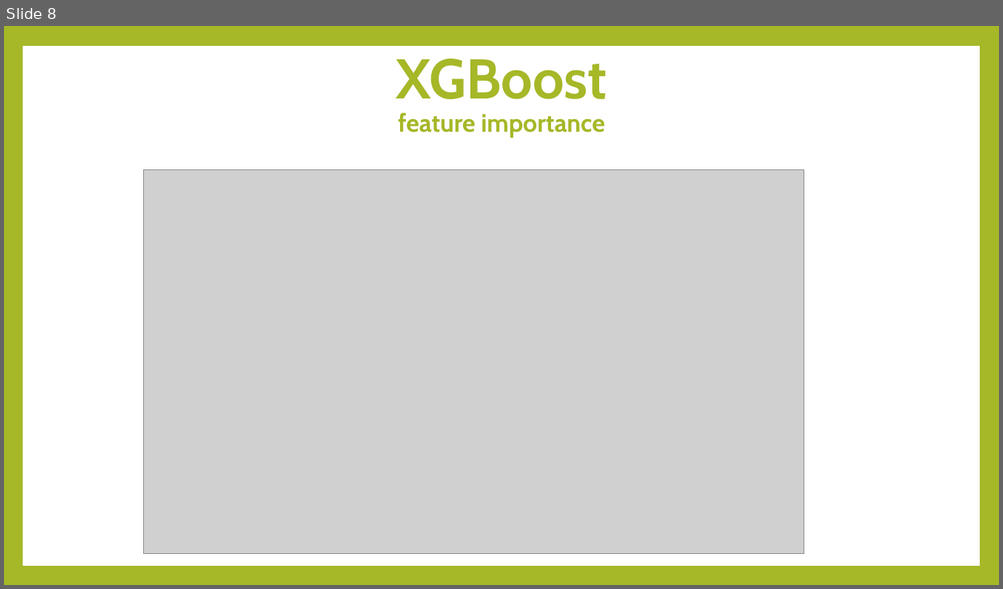
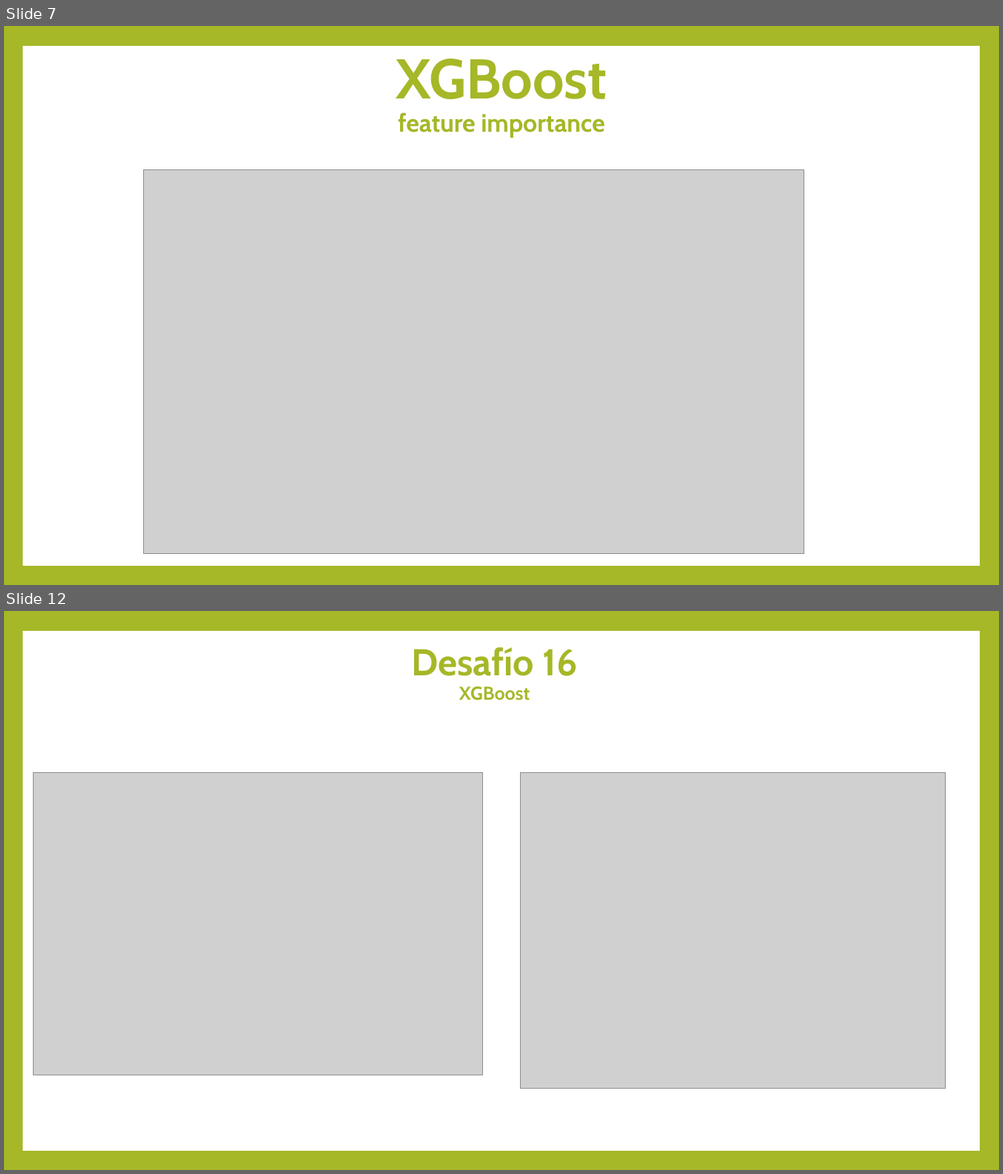
Before and after one commit to felipeaguirre66/PoliticsNLP, a slide deck: Classification/presentacion_clasificador.pptx. Shown one above the other, each under a label of ours: slide 8 before the commit, slides 7 and 12 after it; the slides between them are not shown. The pictures are 1003x589 and 1003x1174 pixels, drawn with LibreOffice and Linux fonts; fonts in the diff are those of the drawing; grey boxes stand for pictures. Boxes give left, top, right and bottom in pixels: in the first picture for what was removed or moved away, otherwise in the second. Text is boxed around its words. In the diff, an @@ line names an element or a change of style, - is before the commit and + after.

```diff
--- a/Classification/presentacion_clasificador.pptx
+++ b/Classification/presentacion_clasificador.pptx
@@ slide 12 added at [4, 611, 999, 1170], background #A6B727; not listed: 1 template element that a slide beside it also shows @@
@@ title added at [412, 647, 577, 701], 36 pt, text #A6B727, bold @@
+Desafío 16
+XGBoost
@@ picture added at [33, 773, 482, 1076] @@
@@ picture added at [521, 773, 945, 1089] @@
@@ what was slide 8 is now slide 7 @@
```
Also in this commit, not shown: 3 slides changed, 5 other slides added, 4 other files.
